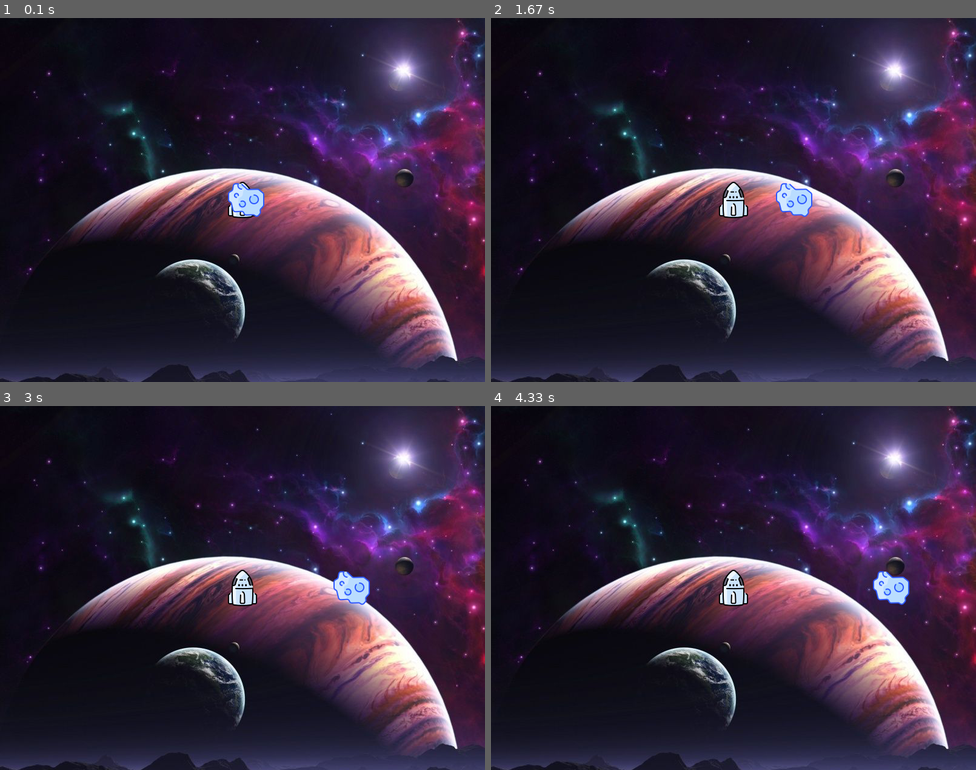
Above: before the commit, frames 1-4 (two rows, left to right).
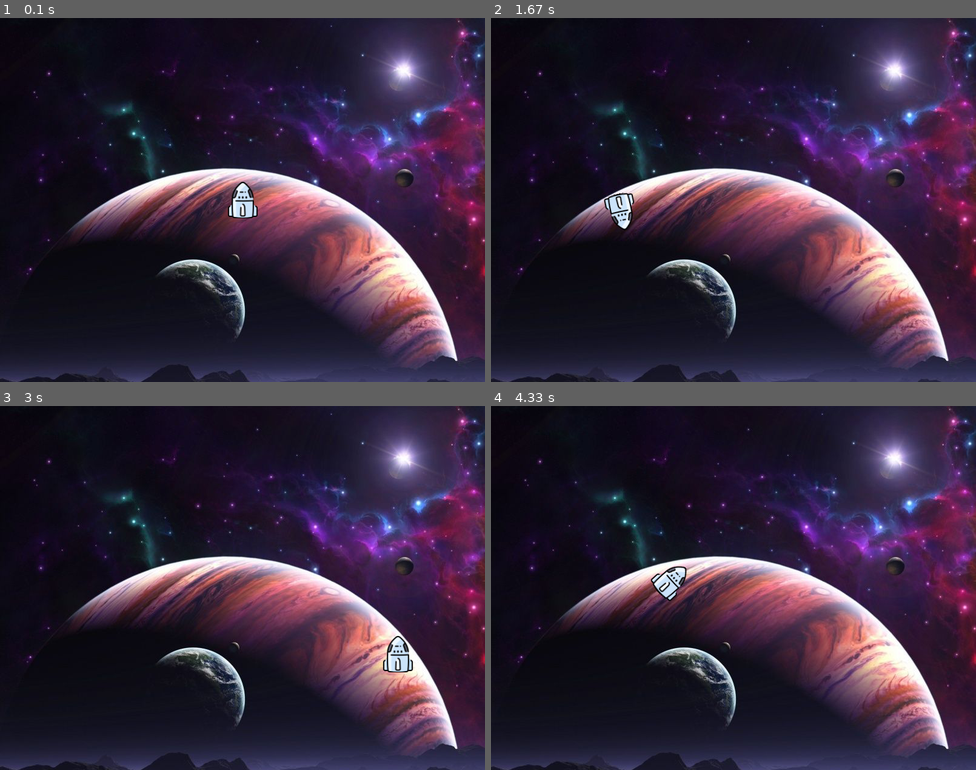
Above: after the commit, the same moments.

Repository: AThooker/PygameRepo
Game: pygame game, started from space_rocks/__main__.py
Same seed, same stepped clock (60 frames per second), same inputs: the game is played once before the commit and once after it.
Inputs:
- Up to frame 1 (0.1 s): no input
- Up to frame 2 (1.67 s): hold Right 0.33-0.8 s; hold Up 0.83-1.13 s; hold Right 1.17-1.63 s
- Up to frame 3 (3 s): hold Left 1.67-2.2 s; hold Left 2.23-2.63 s; hold Up from 2.67 s (still down)
- Up to frame 4 (4.33 s): release Up at 3.03 s; hold Right 3.07-3.7 s; hold Left 3.73-4.2 s; hold Right from 4.23 s (still down)

The runs differ from the first frame. In frame 1, 0.5% of the frame differs, in the area x 47-55%, y 45-55%; in frame 2, 1.4%; in frame 3, 1.4%, in the area x 47-86%, y 45-74%; in frame 4, 1.4%.

Commit message:
SpaceshipCanMove__FigureOutHowToFlipPosition

Diff:
--- a/space_rocks/game.py
+++ b/space_rocks/game.py
@@ -1,6 +1,6 @@
 import pygame
 
-from models import GameObject
+from models import Spaceship
 from utils import load_sprite
 
 class SpaceRocks:
@@ -10,12 +10,7 @@
         self.screen = pygame.display.set_mode((800,600))
         self.background = load_sprite("space2", False)
         self.clock = pygame.time.Clock()
-        self.spaceship = GameObject(
-            (400, 300), load_sprite("spaceship"), (0,0)
-        )
-        self.meteor = GameObject(
-            (400, 300), load_sprite("meteor"), (1,0)
-        )
+        self.spaceship = Spaceship((400,300))
 
     def main_loop(self):
         while True:
@@ -35,13 +30,20 @@
                 event.key == pygame.K_ESCAPE):
                 quit()
 
+        is_key_pressed = pygame.key.get_pressed()
+
+        if is_key_pressed[pygame.K_RIGHT]:
+            self.spaceship.rotate(clockwise=True)
+        elif is_key_pressed[pygame.K_LEFT]:
+            self.spaceship.rotate(clockwise=False)
+        if is_key_pressed[pygame.K_UP]:
+            self.spaceship.accelerate()
+
     def _process_game_logic(self):
-        self.spaceship.move()
-        self.meteor.move()
+        self.spaceship.move(self.screen)
 
     def _draw(self):
         self.screen.blit(self.background,(0,0))
         self.spaceship.draw(self.screen)
-        self.meteor.draw(self.screen)
         pygame.display.flip()
         self.clock.tick(60)
--- a/space_rocks/models.py
+++ b/space_rocks/models.py
@@ -1,4 +1,10 @@
+from pygame import surface
 from pygame.math import Vector2
+from pygame.transform import rotozoom
+
+from utils import load_sprite, wrap_position
+
+UP = Vector2(0, 1)
 
 class GameObject:
 
@@ -12,9 +18,32 @@
         blit_position = self.position - Vector2(self.radius)
         surface.blit(self.sprite, blit_position)
 
-    def move(self):
-        self.position = self.position + self.velocity
+    def move(self, surface):
+        self.position = wrap_position(self.position + self.velocity, surface)
 
     def collides_with(self, other_obj):
         distance = self.position.distance_to(other_obj.position)
         return distance < self.radius + other_obj.radius
+
+class Spaceship(GameObject):
+    MANEUVERABILITY = 3
+    ACCELERATION = 0.25
+
+    def __init__(self, position):
+        self.direction = Vector2(UP)
+        super().__init__(position, load_sprite("spaceship"), Vector2(0))
+
+    def rotate(self, clockwise=True):
+        sign = 1 if clockwise else -1
+        angle = self.MANEUVERABILITY * sign
+        self.direction.rotate_ip(angle)
+
+    def draw(self, surface):
+        angle = self.direction.angle_to(UP)
+        rotated_surface = rotozoom(self.sprite, angle, 1.0)
+        rotated_surface_size = Vector2(rotated_surface.get_size())
+        blit_position = self.position - rotated_surface_size * 0.5
+        surface.blit(rotated_surface, blit_position)
+
+    def accelerate(self):
+        self.velocity += self.direction * self.ACCELERATION
--- a/space_rocks/utils.py
+++ b/space_rocks/utils.py
@@ -1,4 +1,5 @@
 from pygame.image import load
+from pygame.math import Vector2
 
 def load_sprite(name, with_alpha=True):
     path = f"assets/sprites/{name}.png"
@@ -8,3 +9,8 @@
         return loaded_sprite.convert_alpha()
     else:
         return loaded_sprite.convert()
+
+def wrap_position(position, surface):
+    x, y = position
+    w, h = surface.get_size()
+    return Vector2(x % w, y % h)
